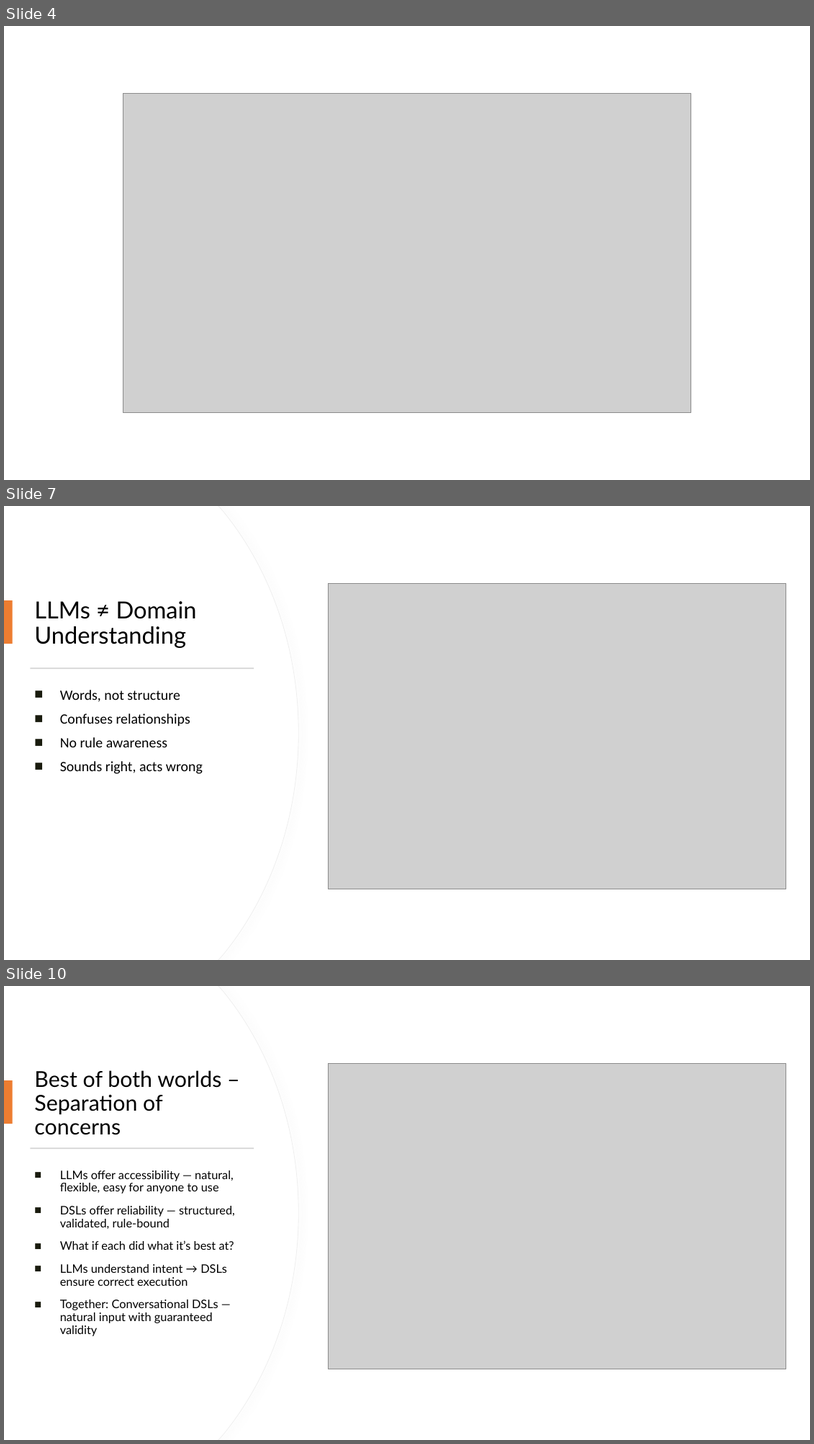
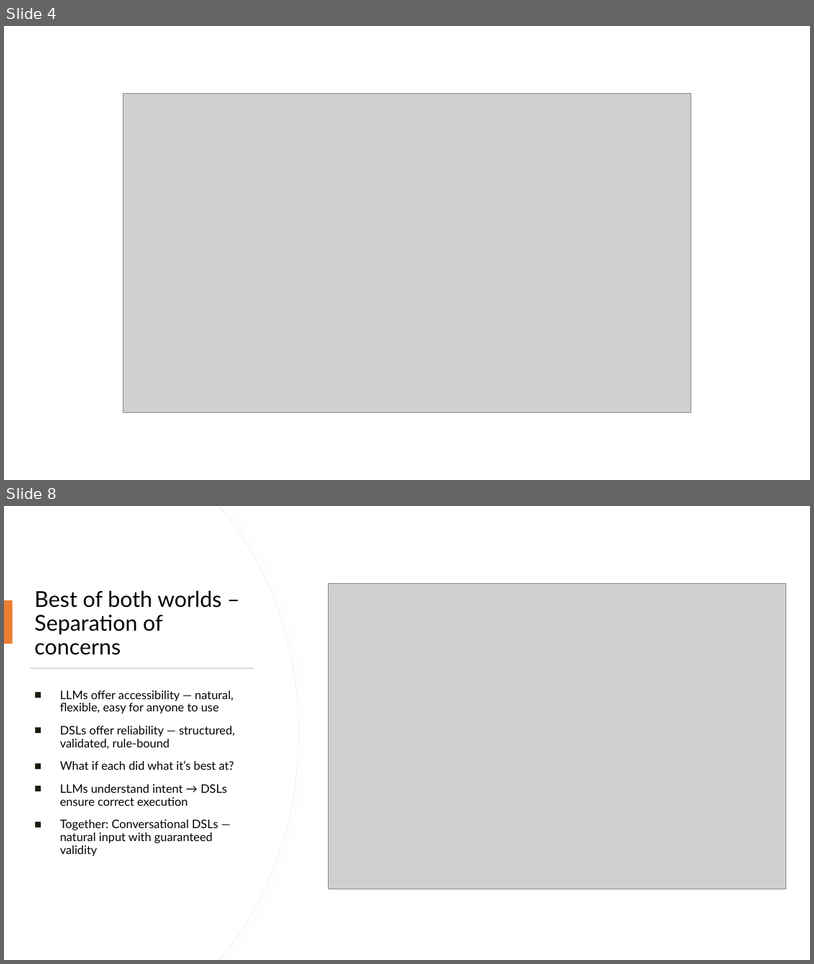
Before and after one commit to krinara86/llm_dsl_validator, a slide deck: misc/langdev2025/Making DSLs conversable.pptx. Shown one above the other, each under a label of ours: slides 4, 7 and 10 before the commit, slides 4 and 8 after it; the slides between them are not shown. The pictures are 814x1444 and 814x964 pixels, drawn with LibreOffice and Linux fonts; fonts in the diff are those of the drawing; grey boxes stand for pictures. Boxes give left, top, right and bottom in pixels: in the first picture for what was removed or moved away, otherwise in the second. Text is boxed around its words. In the diff, an @@ line names an element or a change of style, - is before the commit and + after.

```diff
--- a/misc/langdev2025/Making DSLs conversable.pptx
+++ b/misc/langdev2025/Making DSLs conversable.pptx
@@ slide 7 removed at <box>4,506,810,960</box>, background #FFFFFF @@
@@ freeform shape removed at <box>4,506,298,960</box> @@
@@ freeform shape removed at <box>4,506,298,960</box> @@
@@ picture removed at <box>328,584,786,889</box> @@
@@ rectangle removed at <box>4,600,13,644</box> @@
@@ title removed at <box>34,601,197,648</box> @@
-LLMs ≠ Domain Understanding
@@ rectangle removed at <box>30,667,254,669</box> @@
@@ text removed at <box>60,690,203,774</box> @@
-■ Words, not structure
-■ Confuses relationships
-■ No rule awareness
-■ Sounds right, acts wrong
@@ what was slide 10 is now slide 8 @@
```
Also in this commit, not shown: 3 slides changed, 1 slide added, 2 other slides removed, 1 other file.
